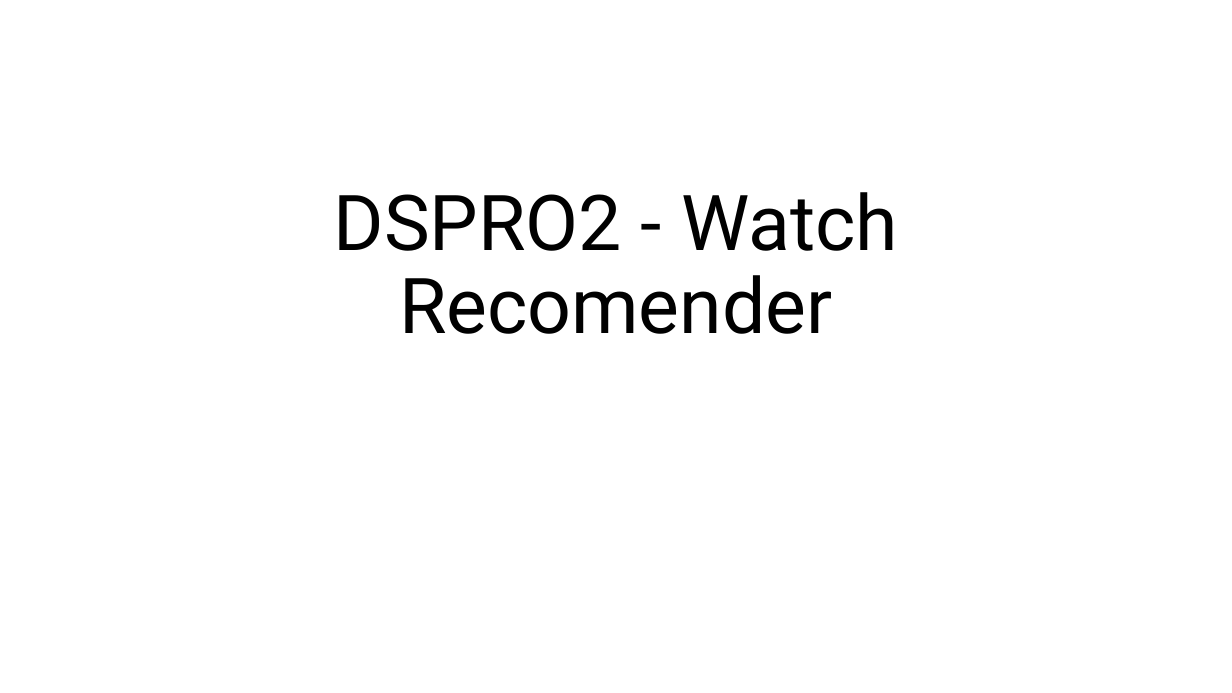
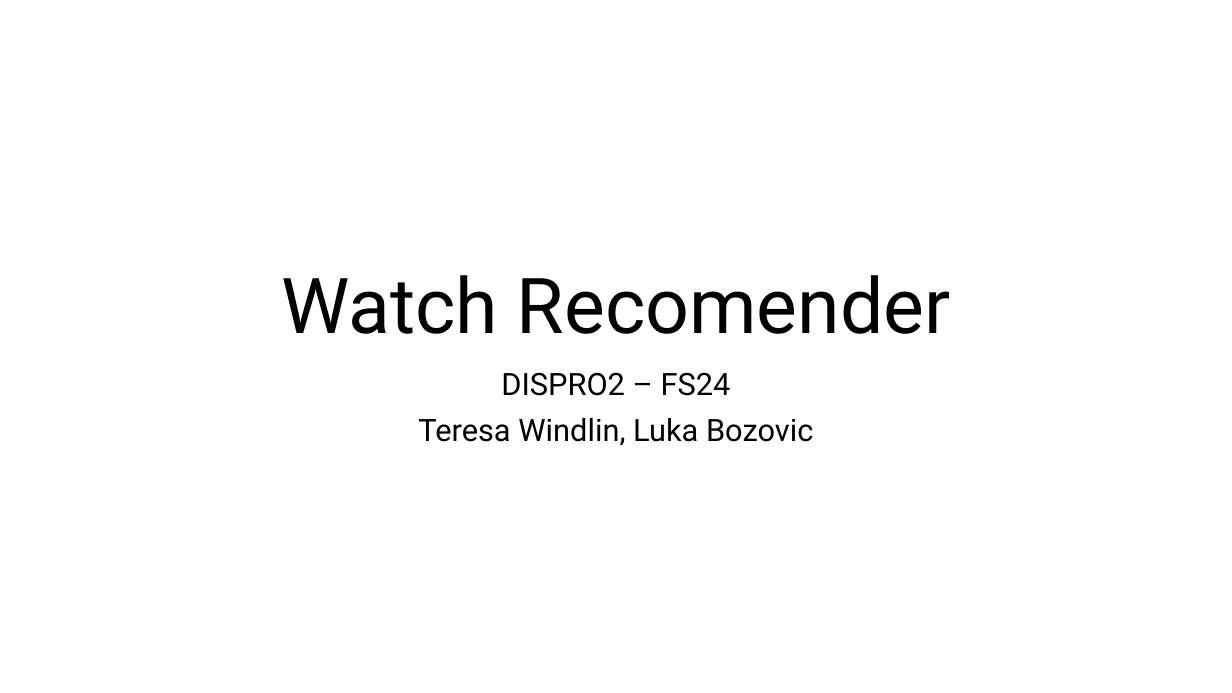
Before and after one commit to Luk-stud/Watch-recomender-DISPRO, a slide deck: slide 1 of Base_DISPRO Präsi.pptx. Drawn at 1232x693 pixels with LibreOffice and Linux fonts; fonts in the diff are those of the drawing. Boxes give left, top, right and bottom in pixels: in the first picture for what was removed or moved away, otherwise in the second. Text is boxed around its words. In the diff, an @@ line names an element or a change of style, - is before the commit and + after.

```diff
--- a/Base_DISPRO Präsi.pptx
+++ b/Base_DISPRO Präsi.pptx
@@ title at bbox=[281, 275, 950, 334]: text changed @@
-DSPRO2 - Watch Recomender
+Watch Recomender
@@ subtitle added at bbox=[418, 372, 813, 446], 24 pt, text #000000 @@
+DISPRO2 – FS24
+Teresa Windlin, Luka Bozovic
```
Also in this commit, not shown: 12 slides added, 2 slides removed, 1 other file.
